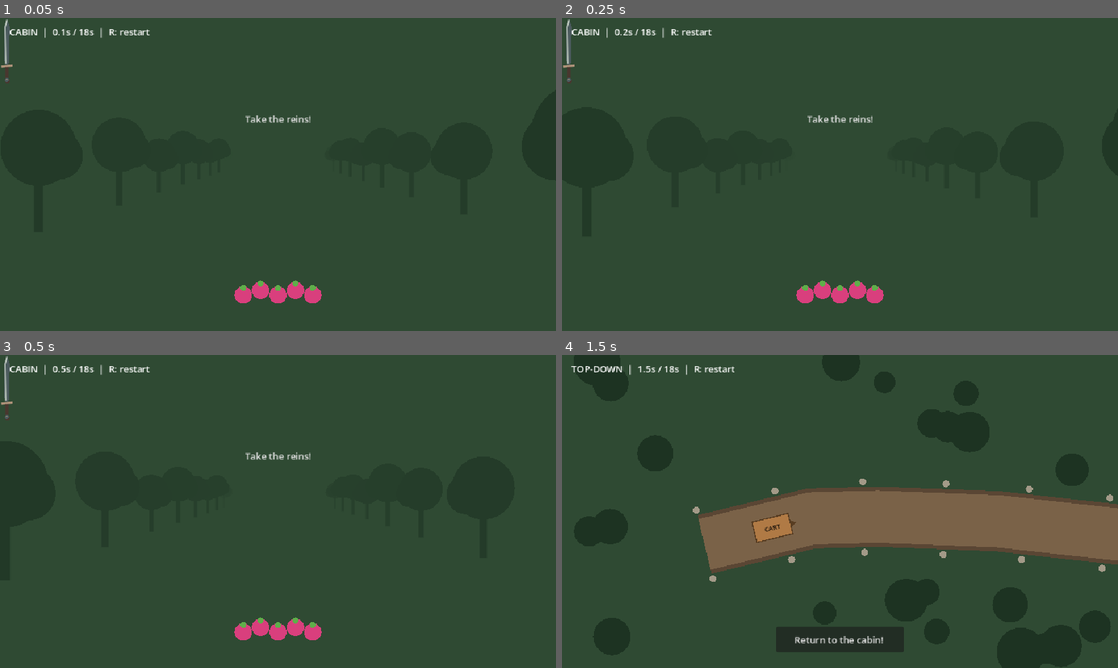
Above: before the commit, frames 1-4 (two rows, left to right).
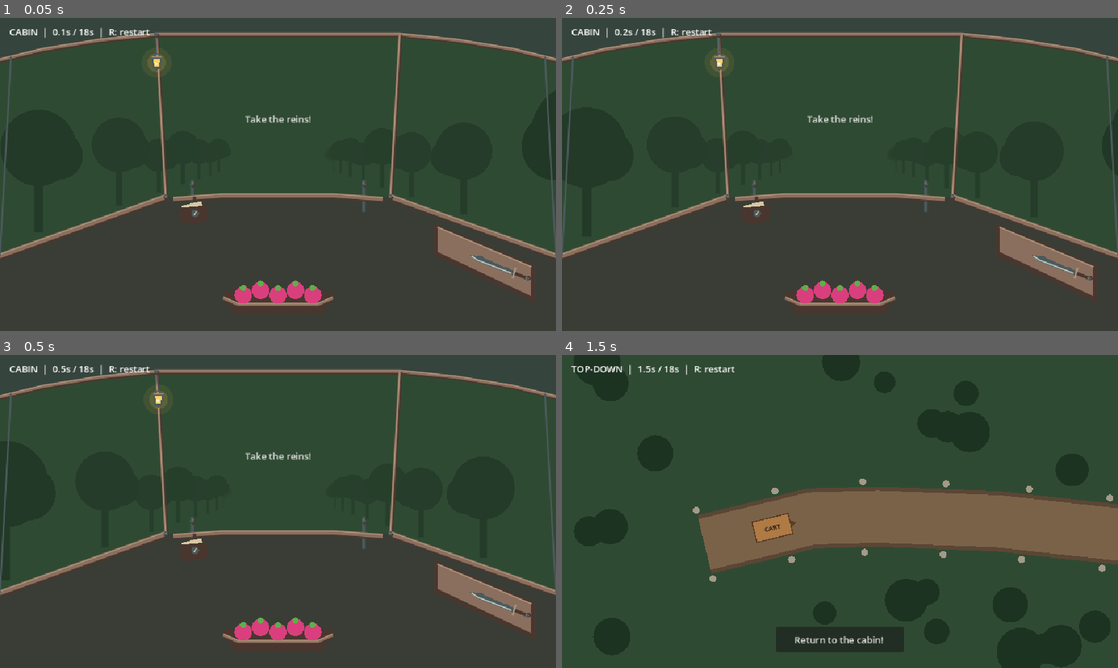
Above: after the commit, the same moments.

Repository: UnderstoodUseYourUsernameHere/carriage-delivery
Game: Godot game, scene res://scenes/delivery.tscn
Two runs of this game, one before a commit and one after it. Both use one fixed random seed, a clock stepped at 60 frames per second and the inputs below.
Inputs (mouse positions are in pixels of both pictures, inside the frame that each line leads up to):
- Up to frame 1 (0.05 s): no input
- Up to frame 2 (0.25 s): no input
- Up to frame 3 (0.5 s): no input
- Up to frame 4 (1.5 s): click "Take the reins!" at 0.5 s; tap Enter at 1.25 s; move the mouse to (962, 495) at 1.27 s; hold Right from 1.28 s (still down); tap Alt at 1.35 s; click (962, 495) at 1.42 s

The runs differ from the first frame. In frame 1, 8.4% of the frame differs, in the area x 0-100%, y 0-95%; in frame 2, 8.4%; in frame 3, 8.4%; in frame 4, nothing differs.

Commit message:
feat: added currently nonfunctioning sword to right panel

Diff:
--- a/scenes/views/cabin_view.tscn
+++ b/scenes/views/cabin_view.tscn
@@ -53,7 +53,6 @@
 expand_mode = 1
 stretch_mode = 5
 script = ExtResource("3_7epd6")
-piece = 1
 
 [node name="CabinWings" type="Control" parent="." unique_id=1035943249 node_paths=PackedStringArray("cabin_art")]
 visible = false
@@ -96,10 +95,17 @@
 placeholder_label = "ARM"
 
 [node name="Sword" type="TextureRect" parent="." unique_id=965781021]
-layout_mode = 0
-offset_right = 40.0
-offset_bottom = 40.0
-pivot_offset = Vector2(303, 400)
+layout_mode = 1
+offset_left = 888.0
+offset_top = 349.0
+offset_right = 912.0
+offset_bottom = 461.0
+rotation = -1.1868238
+pivot_offset = Vector2(12, 96)
+mouse_filter = 2
+stretch_mode = 5
+script = ExtResource("3_7epd6")
+piece = 1
 
 [node name="TakeReins" type="Button" parent="." unique_id=590671901]
 layout_mode = 0
--- a/scripts/cabin/wagon.gd
+++ b/scripts/cabin/wagon.gd
@@ -80,18 +80,20 @@
 	_pin(Vector2(332, 286))
 	_pin(Vector2(628, 286))
 
-	draw_line(Vector2(624, 309), Vector2(624, 327), DARK, 5.0, true)
+	draw_line(Vector2(336, 309), Vector2(336, 327), DARK, 5.0, true)
 	draw_colored_polygon(PackedVector2Array([
-		Vector2(601, 324), Vector2(635, 316), Vector2(641, 330),
-		Vector2(608, 337),
+		Vector2(313, 324), Vector2(347, 316), Vector2(353, 330),
+		Vector2(320, 337),
 	]), PAPER)
 	draw_colored_polygon(PackedVector2Array([
-		Vector2(596, 328), Vector2(648, 323), Vector2(646, 350),
-		Vector2(609, 357), Vector2(598, 347),
+		Vector2(308, 328), Vector2(360, 323), Vector2(358, 350),
+		Vector2(321, 357), Vector2(310, 347),
 	]), DARK)
-	var clasp := Vector2(625, 337)
+	var clasp := Vector2(337, 337)
 	draw_circle(clasp, 6.5, IRON)
 	draw_line(clasp + Vector2(-2, 3), clasp + Vector2(2, -3), PAPER, 1.5, true)
+
+	_draw_sword_panel()
 
 	draw_colored_polygon(PackedVector2Array([
 		Vector2(383, 473), Vector2(577, 473), Vector2(556, 511),
@@ -101,6 +103,21 @@
 		Vector2(386, 483), Vector2(411, 494),
 		Vector2(549, 494), Vector2(574, 483),
 	]), 5.0)
+
+func _draw_sword_panel() -> void:
+	draw_colored_polygon(PackedVector2Array([
+		Vector2(748, 354), Vector2(926, 427),
+		Vector2(926, 492), Vector2(748, 410),
+	]), DARK)
+	draw_colored_polygon(PackedVector2Array([
+		Vector2(756, 361), Vector2(917, 429),
+		Vector2(917, 481), Vector2(756, 405),
+	]), WOOD)
+	draw_line(Vector2(756, 361), Vector2(917, 429), TRIM, 2.0, true)
+	draw_line(Vector2(756, 405), Vector2(917, 481), DARK, 2.0, true)
+	_pin(Vector2(831, 414))
+	_pin(Vector2(875, 433))
+
 
 func _timber(points: PackedVector2Array, width_px: float) -> void:
 	var shadow := points.duplicate()
